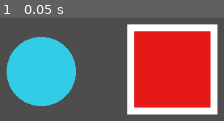
Above: before the commit, frame 1.
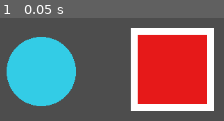
Above: after the commit, the same moment.

Repository: henriquefac/demo-computacao-grafica
Game: Godot game, scene res://cenas/teste.tscn
The game is run twice, just before and just after one commit, with the same random seed, the same clock (stepped at 60 frames per second) and the same inputs. The project has no main scene, so this scene is started directly.
Inputs:
- Up to frame 1 (0.05 s): no input

The runs differ from the first frame. In frame 1, 11% of the frame differs, in the area x 56-98%, y 5-95%.

Commit message:
Basicmanete feito

Diff:
--- /dev/null
+++ b/demo-testes-v1/cenas/rythin_game.tscn
@@ -0,0 +1,10 @@
+[gd_scene load_steps=3 format=3 uid="uid://cisphqifg2inb"]
+
+[ext_resource type="Script" path="res://scripts/rythin_game.gd" id="1_ap7fv"]
+[ext_resource type="PackedScene" uid="uid://bva1vl7x23uun" path="res://elementos/circulos_rythn.tscn" id="2_4vugi"]
+
+[node name="rythin_game" type="Node2D"]
+script = ExtResource("1_ap7fv")
+
+[node name="circulos_rythn" parent="." instance=ExtResource("2_4vugi")]
+z_index = 1
--- a/demo-testes-v1/elementos/circulos_rythn.tscn
+++ b/demo-testes-v1/elementos/circulos_rythn.tscn
@@ -8,9 +8,12 @@
 script = ExtResource("1_7kn5g")
 
 [node name="right_circle" parent="." instance=ExtResource("3_sr03m")]
-position = Vector2(330, 178)
+position = Vector2(70, 0)
 
 [node name="left_circle" parent="." instance=ExtResource("2_urwqx")]
+position = Vector2(-70, 0)
+
+[node name="camera_main" type="Camera2D" parent="."]
 
 [connection signal="continue_azul" from="right_circle" to="left_circle" method="_on_right_circle_continue_azul"]
 [connection signal="continue_vermelho" from="left_circle" to="right_circle" method="_on_left_circle_continue_vermelho"]
--- a/demo-testes-v1/scripts/circulos_rythn.gd
+++ b/demo-testes-v1/scripts/circulos_rythn.gd
@@ -1,59 +1,72 @@
 extends Node2D
-
-# referenciar os dois circulos
+var lerp_speed = 5.0  # Velocidade da transição
+# Referenciar os dois círculos
 var right: Node2D
 var left: Node2D
 
-# velocidades
+# Câmera principal
+var camera_main: Camera2D
+
+# Velocidades
 var left_vel = 4
 var right_vel = -4
-# posicao inicial
-var init_cir_1 = Vector2(280,300)
-var init_cir_2 = Vector2(420,300)
 
+# Posições iniciais
+var init_cir_1 = Vector2(-70, 0)
+var init_cir_2 = Vector2(70, 0)
 
-
-# conseguir angulo de um para o outro
+# Conseguir ângulo de um círculo para o outro
 func get_angle(circ1: Node2D, circ2: Node2D) -> float:
 	var pos1 = circ1.position
 	var pos2 = circ2.position
 
-	# calcular delta
+	# Calcular delta
 	var delta_x = pos2.x - pos1.x
 	var delta_y = pos2.y - pos1.y
 
 	var angle = atan2(delta_y, delta_x)
 
 	return angle
-# Called when the node enters the scene tree for the first time.
+
+# Atualizar a posição da câmera para a média entre os dois círculos
+func update_camera_position_smooth(delta: float):
+	var target_position = (right.position + left.position) / 2.0
+	# Suavizar a transição com lerp
+	camera_main.global_position = camera_main.global_position.lerp(target_position, lerp_speed * delta)
+
+
+# Chamada quando o nó entra na árvore de cena
 func _ready() -> void:
+	camera_main = $camera_main
+
 	right = $right_circle
 	left = $left_circle
 
-
-
 	left.position = init_cir_1
 	right.position = init_cir_2
-	# alocar velocidades
+
+	# Alocar velocidades
 	right.orbit_speed = right_vel
 	left.orbit_speed = left_vel
 
-
-
-	# atirbuir distancia
+	# Atribuir distância
 	left.set_orbit_distance(right.position.distance_to(left.position))
 	right.set_orbit_distance(right.position.distance_to(left.position))
 
-	# fazer o circulo left apontar para o alvo como centro de rotação
+	# Fazer o círculo left apontar para o alvo como centro de rotação
 	left.set_center_circle(right)
 	right.set_center_circle(left)
 
-	# começar a girar!
+	# Começar a girar!
 	left.girar = false
 	right.girar = true
 
-# Called every frame. 'delta' is the elapsed time since the previous frame.
+	# Atualizar a câmera inicialmente
+
+
+# Chamada a cada frame. 'delta' é o tempo decorrido desde o frame anterior.
 func _process(delta: float) -> void:
+	update_camera_position_smooth(delta)
 	if Input.is_action_just_pressed("interagir"):
 		if left.girar:
 			left.is_pressed()
--- a/demo-testes-v1/scripts/quadrado_azul.gd
+++ b/demo-testes-v1/scripts/quadrado_azul.gd
@@ -1,19 +1,19 @@
 extends Node2D
 
 # criar um quadrado : D
-var square_size = 110
+var square_size = 120
 var square_color = Color(0.2, 0.8, 0.9)
 
 # função para desenhar esse negócio
 func _draw() -> void:
 	# defnir a posição e o tamanho
-	var tamanho2 = 20+square_size
-	var position1 = Vector2(-(square_size/2), -(square_size/2))
-	var position2 = Vector2(-(tamanho2/2), -(tamanho2/2))
+	var tamanho2 = square_size - 20
+	var position1 = Vector2(-(tamanho2/2), -(tamanho2/2))
+	var position2 = Vector2(-(square_size/2), -(square_size/2))
 	var size = Vector2(square_size, square_size)
 	var size2 = Vector2(tamanho2, tamanho2)
-	draw_rect(Rect2(position2, size2), Color(1,1,1))
-	draw_rect(Rect2(position1, size), square_color)
+	draw_rect(Rect2(position2, size), Color(1,1,1))
+	draw_rect(Rect2(position1, size2), square_color)
 # Called when the node enters the scene tree for the first time.
 func _ready() -> void:
 	queue_redraw() # Replace with function body.
--- a/demo-testes-v1/scripts/quadrado_vermelho.gd
+++ b/demo-testes-v1/scripts/quadrado_vermelho.gd
@@ -1,7 +1,7 @@
 extends Node2D
 
 # criar um quadrado : D
-var square_size = 110
+var square_size = 100
 var square_color = Color(0.9, 0.1, 0.1)
 
 # função para desenhar esse negócio
--- /dev/null
+++ b/demo-testes-v1/scripts/rythin_game.gd
@@ -0,0 +1,111 @@
+extends Node2D
+
+# círculos
+var circulos: Node2D
+# posição inicial dos quadrados
+var position_circulo: Vector2
+
+# quadrados azul
+var quadrado_azul_scene = preload("res://elementos/quadrado_azul.tscn")
+# quadrados vermelhos
+var quadrado_vermelho_scene = preload("res://elementos/quadrado_vermelho.tscn")
+
+# matriz size
+var largura: int = 40
+var altura: int = 40
+
+# direções possíveis (direita e cima)
+var array_direcoes: Array = [Vector2(1, 0), Vector2(0, -1)]  # Direita e Cima
+
+# arrays de subidas e passadas
+var array_comands: Array = []
+
+# posição do quadrado atual
+var quadrado_position: Vector2
+
+# posições ocupadas
+var posicoes_ocupadas: Array
+
+# ajusta a distância entre quadrados
+const DISTANCIA_ENTRE_QUADRADOS: int = 135
+
+# Função chamada quando o node entra na cena
+func _ready() -> void:
+	# Inicializa comandos baseados na largura e altura
+	for i in range(largura - 1):
+		array_comands.append(0)  # Movimento para a direita
+	for i in range(altura - 1):
+		array_comands.append(1)  # Movimento para cima
+
+	# Embaralha os comandos
+	array_comands.shuffle()
+
+	# Pega o nó circulos
+	circulos = $circulos_rythn
+	position_circulo = circulos.position
+
+	# Primeiro quadrado instanciado (vermelho)
+	var quadrado_atual = quadrado_vermelho_scene.instantiate()
+	quadrado_atual.z_index = 0
+	quadrado_atual.position = Vector2(position_circulo.x + 70, position_circulo.y)
+	quadrado_position = quadrado_atual.position
+	add_child(quadrado_atual)
+
+	# Adiciona a posição inicial ao conjunto de posições ocupadas
+
+
+	# Gera os próximos quadrados
+	var i = 0
+	while len(array_comands) > 0:  # Gera até 9 quadrados adicionais
+		if i % 2 == 0:
+			add_quadrado_azul()
+		else:
+			add_quadrado_vermelho()
+		i += 1
+
+
+# Escolher aleatoriamente uma direção válida
+func get_random_direction() -> Vector2:
+	var comando = array_comands.pop_front()
+	return array_direcoes[comando]
+
+# Verifica se a nova posição já está ocupada
+func is_position_occupied(position: Vector2) -> bool:
+	return posicoes_ocupadas.has(position)
+
+# Criar e adicionar novo quadrado vermelho
+func add_quadrado_vermelho():
+	var new_qdrd = quadrado_vermelho_scene.instantiate()
+	new_qdrd.z_index = 0
+
+	# Pega uma direção válida aleatória
+	var direcao = get_random_direction()
+
+	# Atualiza a posição do quadrado
+	var nova_posicao = quadrado_position + direcao * DISTANCIA_ENTRE_QUADRADOS
+
+	# Verifica se a posição não está ocupada
+	if not is_position_occupied(nova_posicao):
+		quadrado_position = nova_posicao
+		new_qdrd.position = quadrado_position
+		add_child(new_qdrd)
+# Marca a posição como ocupada
+
+
+# Criar e adicionar novo quadrado azul
+func add_quadrado_azul():
+	var new_qdrd = quadrado_azul_scene.instantiate()
+	new_qdrd.z_index = 0
+
+	# Pega uma direção válida aleatória
+	var direcao = get_random_direction()
+
+	# Atualiza a posição do quadrado
+	var nova_posicao = quadrado_position + direcao * DISTANCIA_ENTRE_QUADRADOS
+
+	# Verifica se a posição não está ocupada
+	if not is_position_occupied(nova_posicao):
+		quadrado_position = nova_posicao
+		new_qdrd.position = quadrado_position
+		add_child(new_qdrd)
+  # Marca a posição como ocupada
